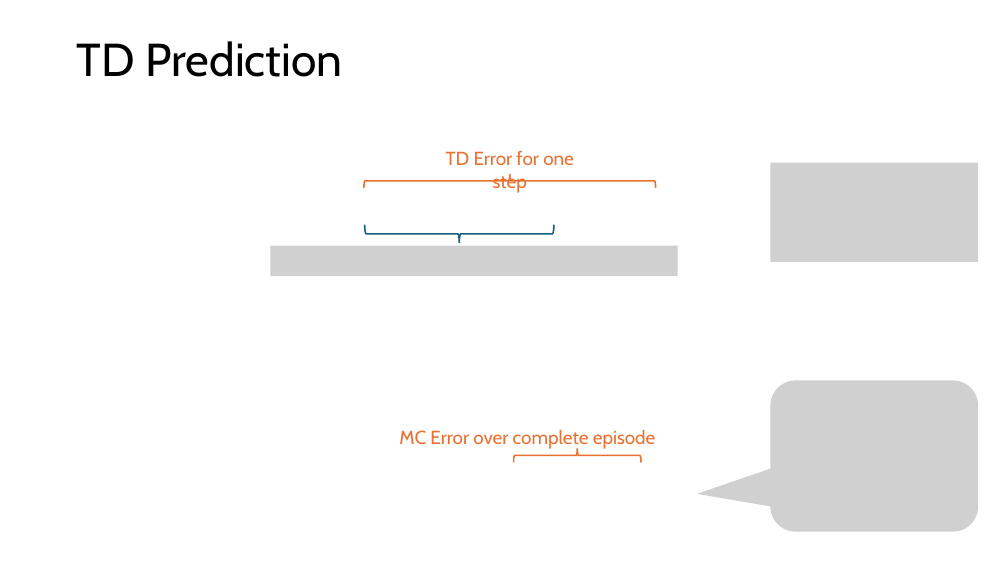
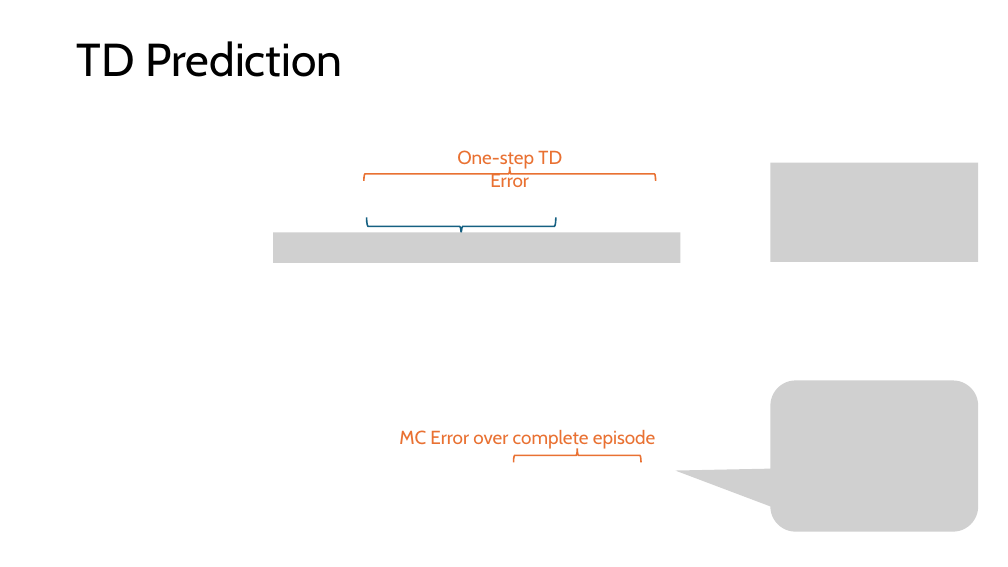
Before and after one commit to mhahsler/Introduction_to_Reinforcement_Learning, a slide deck: slide 7 of slides/Lecture_Chapter06.pptx. Drawn at 1008x567 pixels with LibreOffice and Linux fonts; fonts in the diff are those of the drawing; grey boxes stand for pictures. Boxes give left, top, right and bottom in pixels: in the first picture for what was removed or moved away, otherwise in the second. Text is boxed around its words. In the diff, an @@ line names an element or a change of style, - is before the commit and + after.

```diff
--- a/slides/Lecture_Chapter06.pptx
+++ b/slides/Lecture_Chapter06.pptx
@@ right brace: place and size @@
-right brace at box(364, 174, 656, 188)
+right brace at box(364, 167, 656, 181)
@@ text at box(457, 150, 562, 187): text changed @@
-TD Error for one step
+One-step TD Error
@@ picture: place and size @@
-picture at box(271, 246, 678, 276)
+picture at box(273, 232, 681, 262)
@@ right brace: place and size @@
-right brace at box(365, 225, 554, 243)
+right brace at box(367, 217, 556, 235)
```
Also in this commit, not shown: 4 other slides changed, 2 other files.
